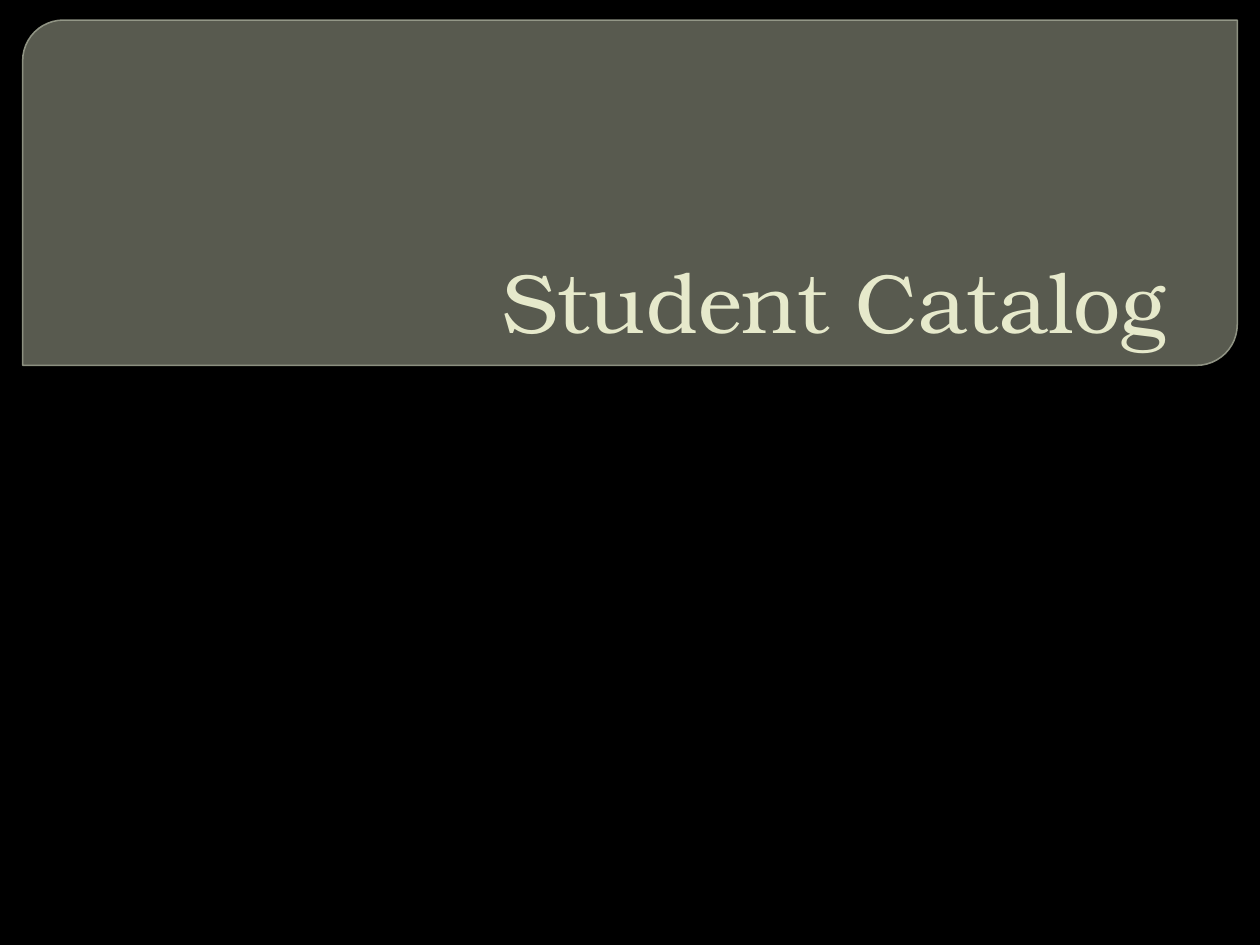
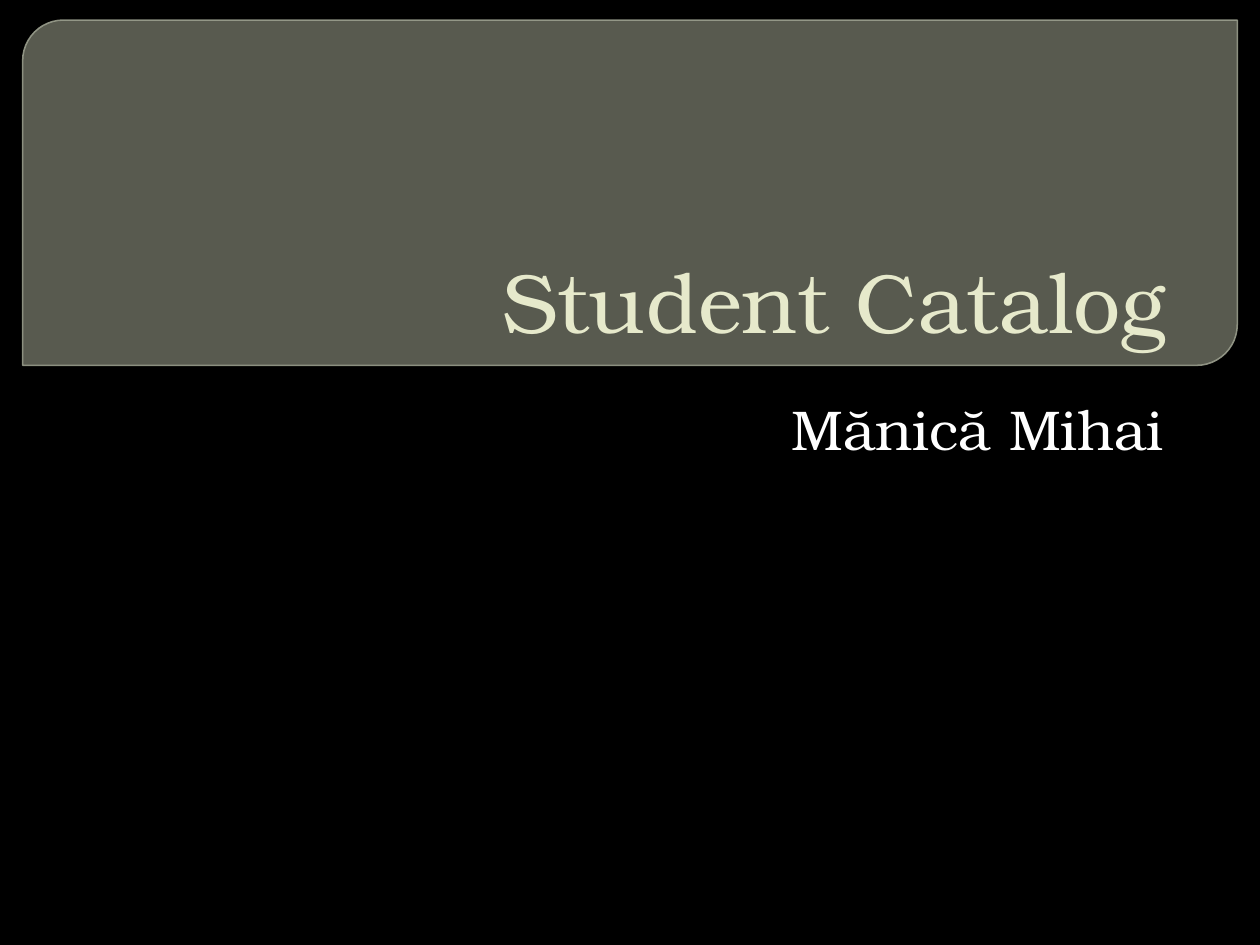
Before and after one commit to ManicaMihai/StudentCatalog, a slide deck: slide 1 of StudentCatalog/DOCUMENTATION/Student Catalog.pptx. Drawn at 1260x945 pixels with LibreOffice and Linux fonts; fonts in the diff are those of the drawing; background and template pictures are left out. Boxes give left, top, right and bottom in pixels: in the first picture for what was removed or moved away, otherwise in the second. Text is boxed around its words. In the diff, an @@ line names an element or a change of style, - is before the commit and + after.

Commit message:
updated documentation

```diff
--- a/StudentCatalog/DOCUMENTATION/Student Catalog.pptx
+++ b/StudentCatalog/DOCUMENTATION/Student Catalog.pptx
@@ subtitle added at (792, 410, 1164, 451), 32 pt, text #FFFFFF @@
+Mănică Mihai
```
